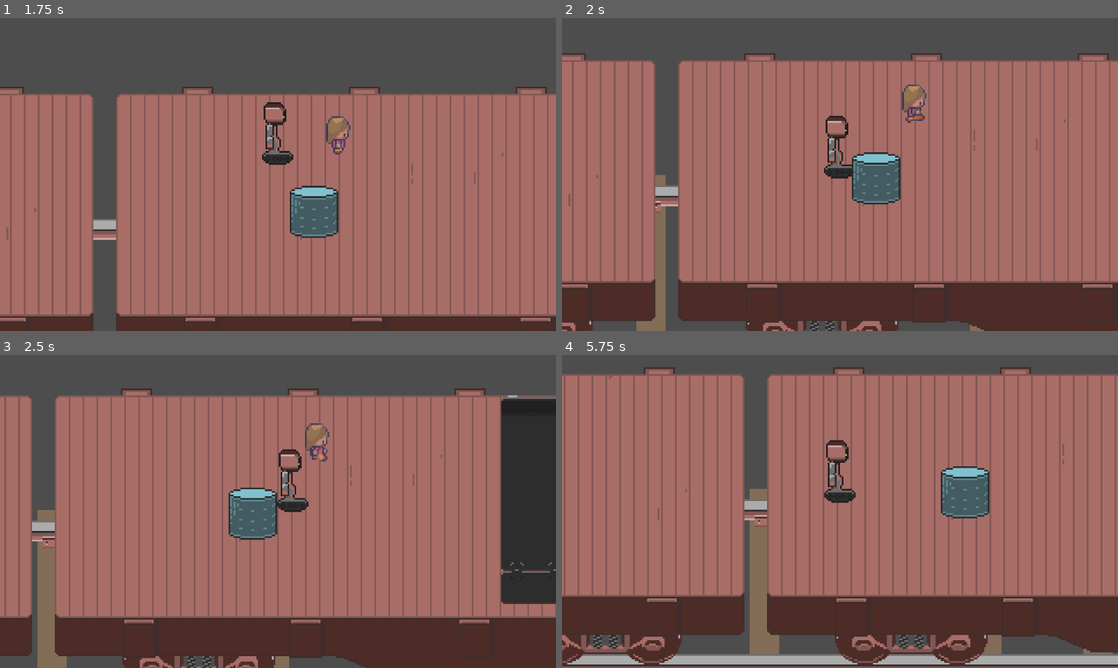
Above: before the commit, frames 1-4 (two rows, left to right).
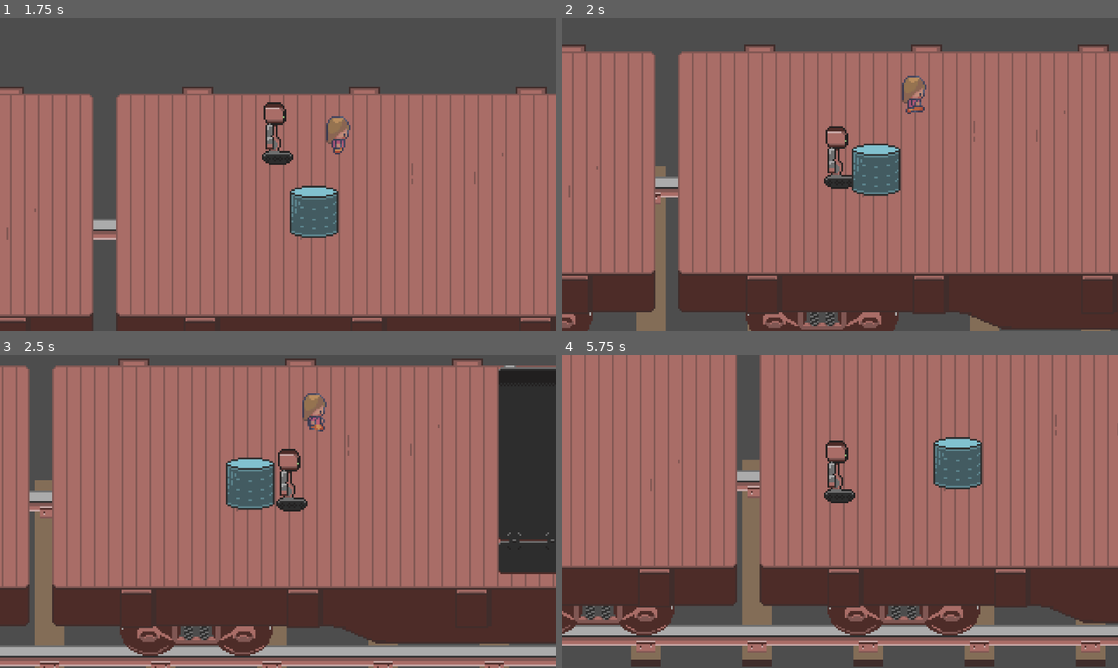
Above: after the commit, the same moments.

Repository: superlou/train-game-3
Game: Godot game, scene res://main.tscn
Two runs of this game, one before a commit and one after it. Both use one fixed random seed, a clock stepped at 60 frames per second and the inputs below. The engine's default icon, where the game draws it, is replaced by a stand-in: a white triangle on a blue panel in a dark square.
Inputs:
- Up to frame 1 (1.75 s): hold D (move_right) 0.53-1.28 s; hold Space (jump) 0.53-1.28 s; hold S (move_down) from 1.28 s (still down); tap E (interact) at 1.35 s; tap Space (jump) at 1.52, 1.55 s
- Up to frame 2 (2 s): keep holding S (move_down); tap Space (jump) at 1.82 s
- Up to frame 3 (2.5 s): release S (move_down) at 2.03 s; hold D (move_right) from 2.03 s (still down); hold Space (jump) from 2.03 s (still down); tap T (spawn_station) at 2.1 s
- Up to frame 4 (5.75 s): release D (move_right) at 2.78 s; release Space (jump) at 2.78 s; hold W (move_up) 2.78-3.53 s; tap Shift (sprint) at 2.85 s; tap Space (jump) at 3.02, 3.05, 3.32, 4.52, 4.55, 4.82 s; hold Space (jump) 3.53-4.28 s; hold A (move_left) 3.53-5.03 s; tap E (interact) at 4.35 s; hold S (move_down) from 5.03 s (still down); hold Space (jump) from 5.03 s (still down); tap T (spawn_station) at 5.1 s

Frame 1 is identical in both runs. In frame 2, 11% of the frame differs, in the area x 0-100%, y 8-100%; in frame 3, 44%; in frame 4, 48%, in the area x 0-100%, y 0-100%.

Commit message:
Separate player and items to different layers

Diff:
--- a/drum.tscn
+++ b/drum.tscn
@@ -13,6 +13,7 @@
 [node name="Drum" type="RigidBody2D" groups=["grabbable"]]
 y_sort_enabled = true
 position = Vector2(0, -9)
+collision_layer = 16
 collision_mask = 5
 
 [node name="Sprite" type="Sprite2D" parent="."]
--- a/player.tscn
+++ b/player.tscn
@@ -57,7 +57,7 @@
 [node name="Player" type="CharacterBody2D"]
 y_sort_enabled = true
 position = Vector2(0, -6)
-collision_layer = 3
+collision_layer = 8
 collision_mask = 7
 script = ExtResource("2_lvuiu")
 
@@ -78,24 +78,32 @@
 shape = SubResource("RectangleShape2D_1g0pm")
 
 [node name="InteractDown" type="Area2D" parent="."]
+collision_layer = 0
+collision_mask = 16
 
 [node name="CollisionShape2D" type="CollisionShape2D" parent="InteractDown"]
 position = Vector2(0, 20)
 shape = SubResource("RectangleShape2D_01sxn")
 
 [node name="InteractRight" type="Area2D" parent="."]
+collision_layer = 0
+collision_mask = 16
 
 [node name="CollisionShape2D" type="CollisionShape2D" parent="InteractRight"]
 position = Vector2(20, -2)
 shape = SubResource("RectangleShape2D_quwv2")
 
 [node name="InteractLeft" type="Area2D" parent="."]
+collision_layer = 0
+collision_mask = 16
 
 [node name="CollisionShape2D" type="CollisionShape2D" parent="InteractLeft"]
 position = Vector2(-19, -2)
 shape = SubResource("RectangleShape2D_quwv2")
 
 [node name="InteractUp" type="Area2D" parent="."]
+collision_layer = 0
+collision_mask = 16
 
 [node name="CollisionShape2D" type="CollisionShape2D" parent="InteractUp"]
 position = Vector2(0.5, -15.5625)
--- a/project.godot
+++ b/project.godot
@@ -64,6 +64,14 @@
 ]
 }
 
+[layer_names]
+
+2d_physics/layer_1="Not jumpable on the train"
+2d_physics/layer_2="Jumpable on the train"
+2d_physics/layer_3="Train car one-way edge"
+2d_physics/layer_4="Player"
+2d_physics/layer_5="Items"
+
 [physics]
 
 2d/default_gravity_vector=Vector2(0, 0)
--- a/ramp.tscn
+++ b/ramp.tscn
@@ -198,6 +198,8 @@
 animation = &"up"
 
 [node name="Traverse" type="Area2D" parent="."]
+collision_layer = 0
+collision_mask = 24
 
 [node name="CollisionShape2D" type="CollisionShape2D" parent="Traverse"]
 position = Vector2(32, 0)
Not shown, changed: README.md
